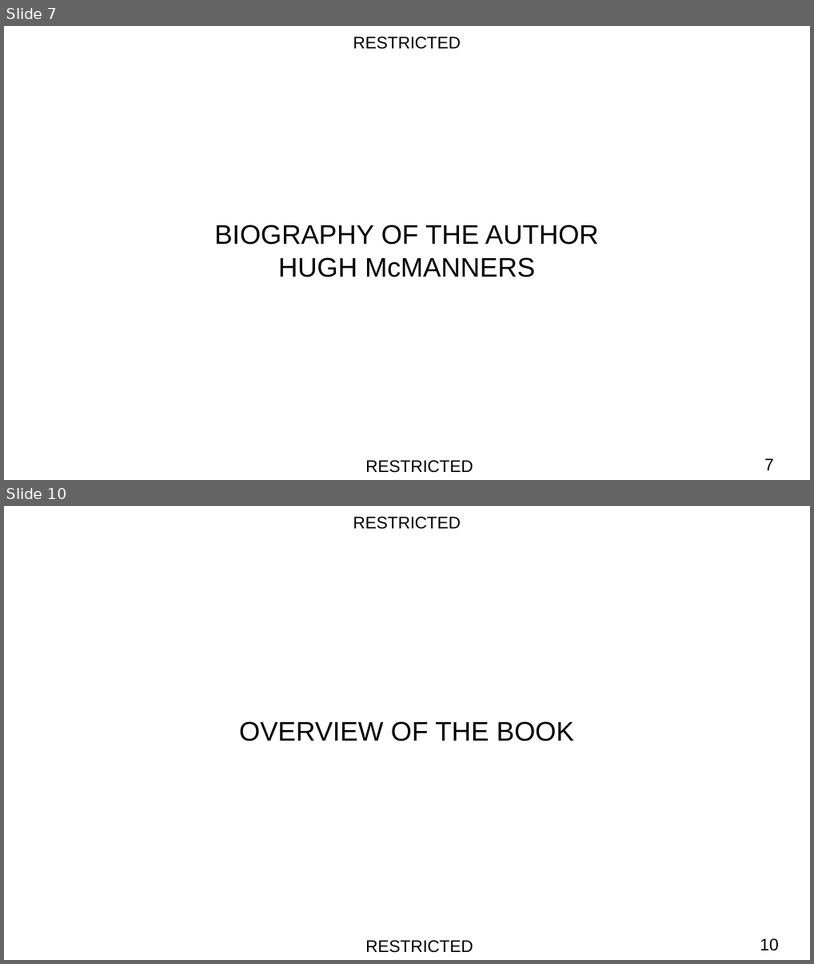
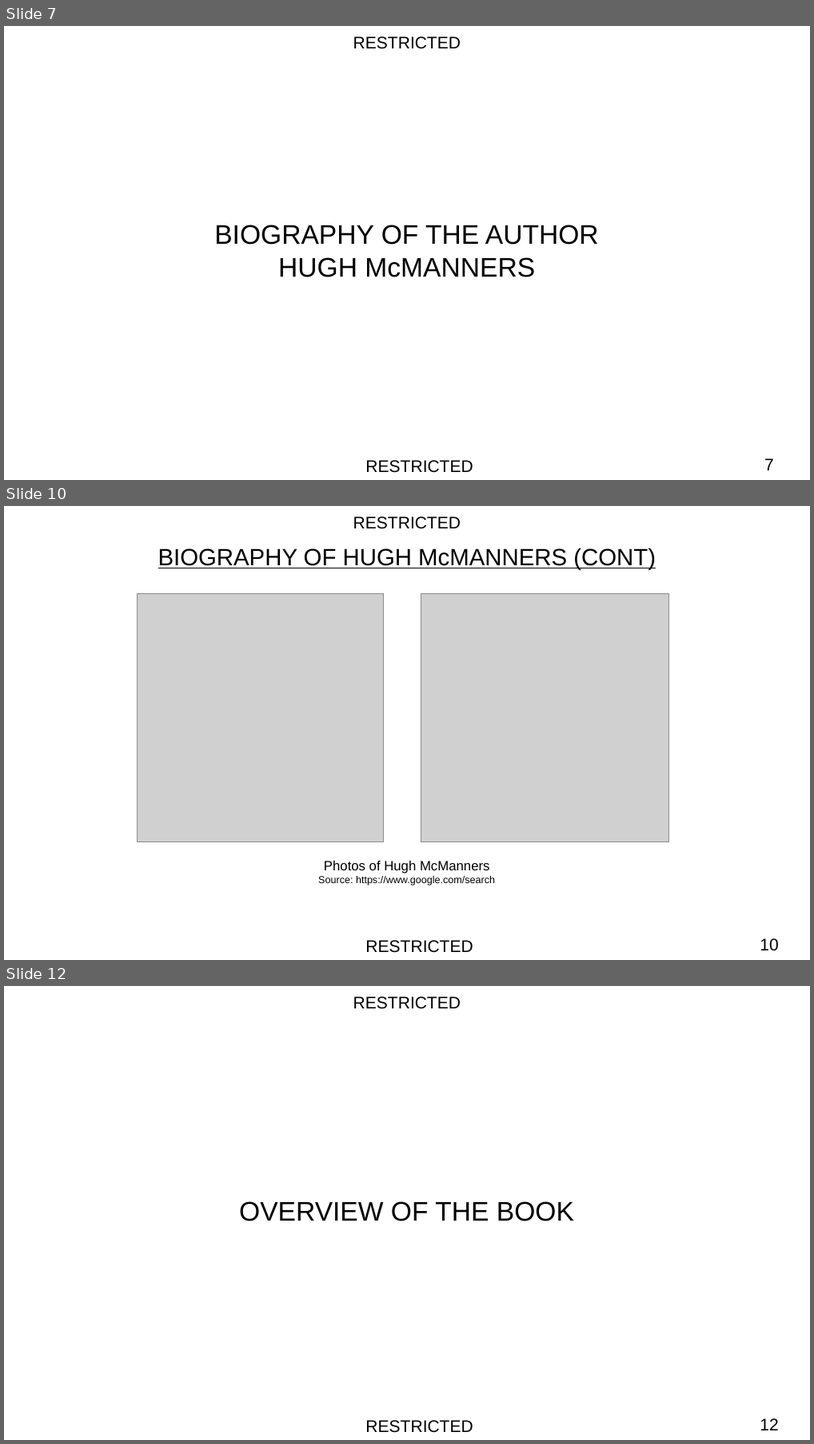
Before and after one commit to kwesijohnson25-star/Comfort-Osei, a slide deck: PPT_Review_of_Commando_Winning_the_Green_Beret.pptx. Shown one above the other, each under a label of ours: slides 7 and 10 before the commit, slides 7, 10 and 12 after it; the slides between them are not shown. The pictures are 814x964 and 814x1444 pixels, drawn with LibreOffice and Linux fonts; fonts in the diff are those of the drawing; grey boxes stand for pictures; background and template pictures are left out. Boxes give left, top, right and bottom in pixels: in the first picture for what was removed or moved away, otherwise in the second. Text is boxed around its words. In the diff, an @@ line names an element or a change of style, - is before the commit and + after.

```diff
--- a/PPT_Review_of_Commando_Winning_the_Green_Beret.pptx
+++ b/PPT_Review_of_Commando_Winning_the_Green_Beret.pptx
@@ slide 10 added at [4, 506, 810, 960], background #FFFFFF; not listed: 3 template elements that a slide beside it also shows @@
@@ text added at [158, 548, 656, 570], 28 pt, text #000000, underline @@
+BIOGRAPHY OF HUGH McMANNERS (CONT)
@@ picture added at [137, 594, 384, 842] @@
@@ picture added at [422, 594, 670, 842] @@
@@ text added at [318, 860, 495, 885], 12 pt, text #000000 @@
+Photos of Hugh McManners
+Source: https://www.google.com/search
@@ what was slide 10 is now slide 12 @@
@@ page number at [760, 1418, 778, 1430]: text changed @@
-10
+12
```
Also in this commit, not shown: 2 slides changed, 1 other slide added.
